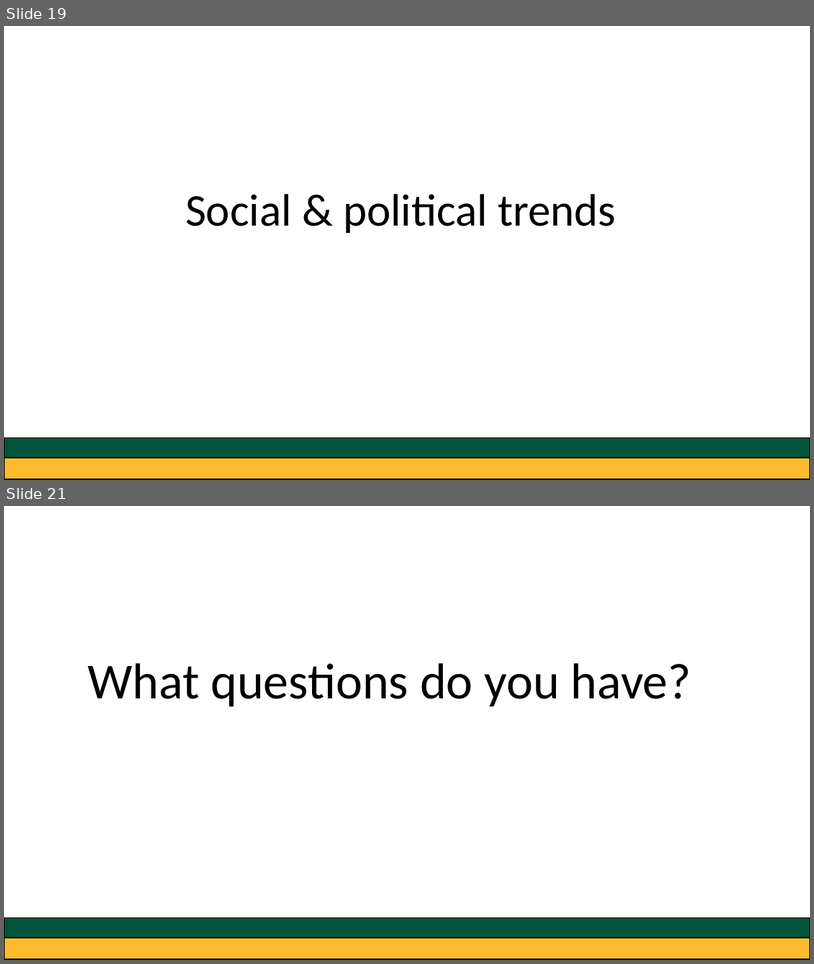
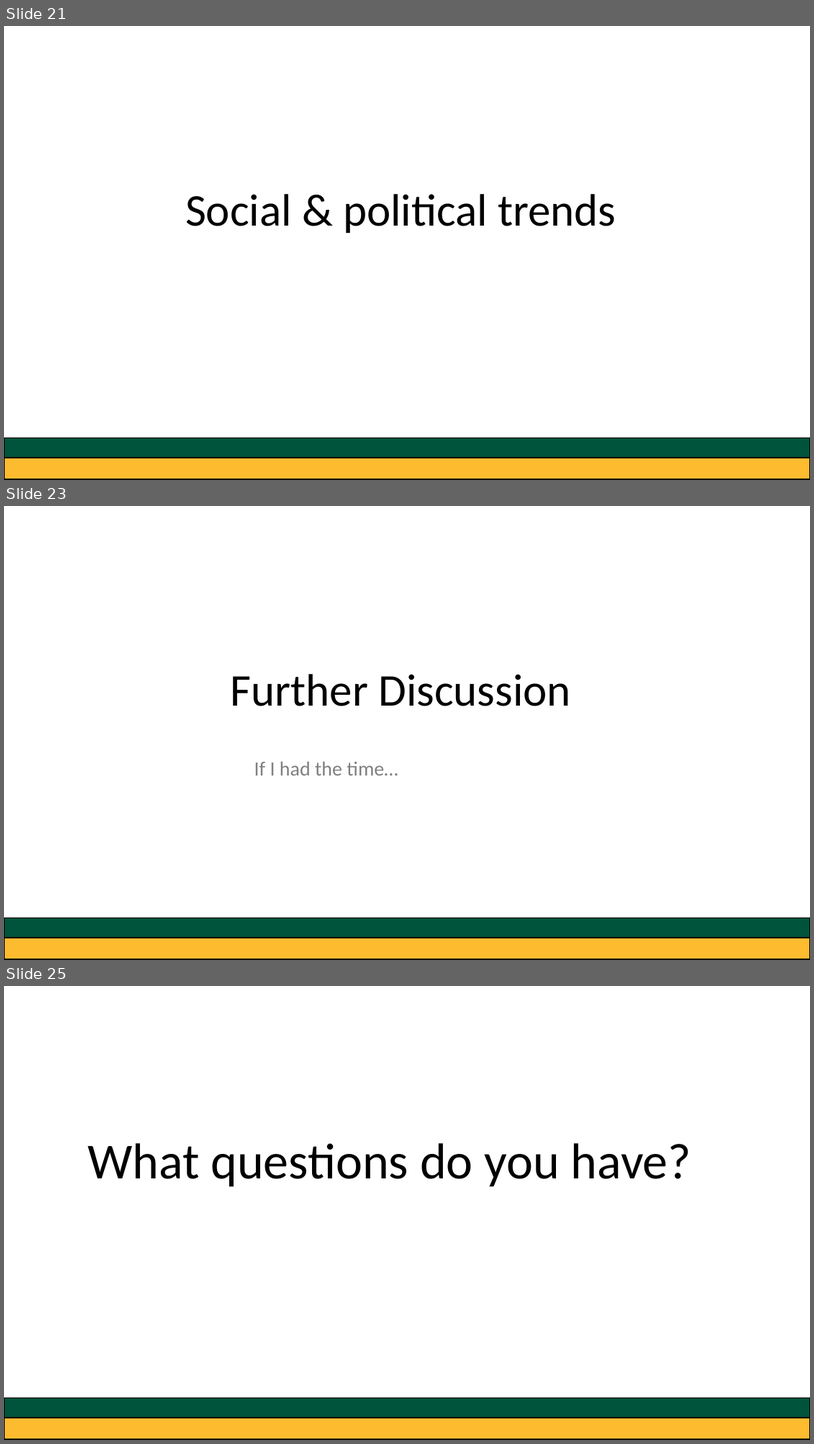
Before and after one commit to greg-dubrow/USF-talk-February-2020, a slide deck: usf_presentation_0220_gdubrow.pptx. Shown one above the other, each under a label of ours: slides 19 and 21 before the commit, slides 21, 23 and 25 after it; the slides between them are not shown. The pictures are 814x964 and 814x1444 pixels, drawn with LibreOffice and Linux fonts; fonts in the diff are those of the drawing. Boxes give left, top, right and bottom in pixels: in the first picture for what was removed or moved away, otherwise in the second. Text is boxed around its words. In the diff, an @@ line names an element or a change of style, - is before the commit and + after.

```diff
--- a/usf_presentation_0220_gdubrow.pptx
+++ b/usf_presentation_0220_gdubrow.pptx
@@ slide 23 added at (4, 506, 810, 960), background #FFFFFF @@
@@ text added at (231, 674, 571, 706), 54 pt, text #000000 @@
+Further Discussion
@@ text added at (255, 761, 398, 775), 24 pt, text #808080 @@
+If I had the time…
@@ rectangle added at (4, 932, 810, 959), fill #FDBB30, outline #000000 1 pt @@
@@ rectangle added at (4, 917, 810, 937), fill #00543C, outline #000000 1 pt @@
@@ what was slide 19 is now slide 21 @@
@@ what was slide 21 is now slide 25 @@
```
Also in this commit, not shown: 7 slides changed, 5 other slides added, 2 slides removed, 7 other files.
